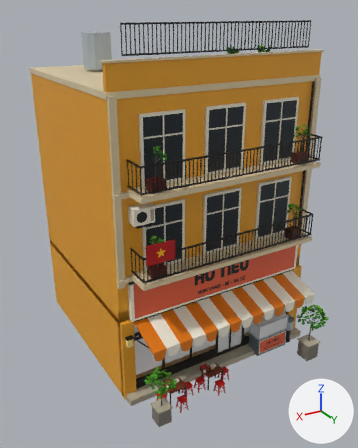
The FBX model Assets/PhoViet/Art/Streets/PV_StreetShop09.fbx, before and after one commit.
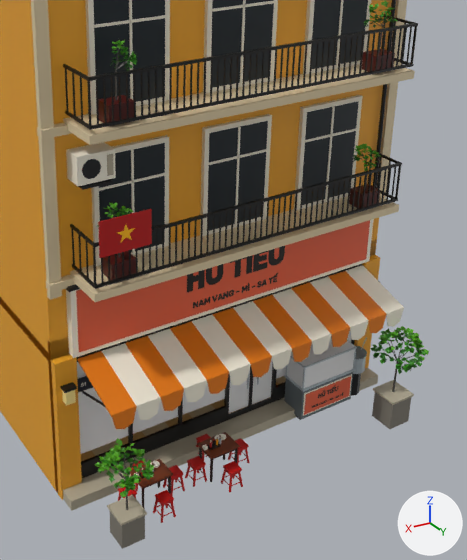
Each version appears first whole from a 50 mm lens placed at (9.86, 17.38, 13.24), pointed at (0.34, 1.51, 5.31), and next in a close-up on the part from 26% to 98% of the width and 28% to 97% of the height. Lighting does not change. The marker at lower right points along +X, +Y and +Z. The older version's two pictures come first. Objects named as collision shapes, trigger or cutter boxes, shadow casters or lower levels of detail are left out. Where no turn or scale is listed for an object, it has been applied to the vertices. Vertices at exactly the same position are counted once.

The first close-up shows 'PV_StreetShop09_LOD0'.
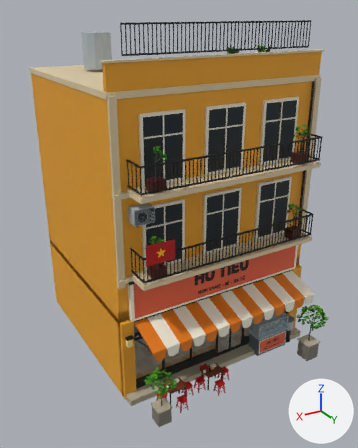
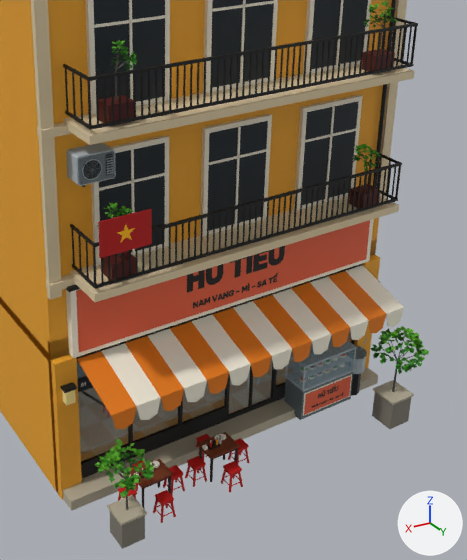
Changed parts and their boxes (x1, y1, x2, y2) in the close-ups (467 x 560 px; the box of a moved part takes in the faces that stretch with it):
```json
{"object": "PV_StreetShop09_LOD0", "change": "recoloured, surface changed, reshaped", "before": [0, 0, 429, 549], "after": [0, 0, 429, 549]}
{"part": 1, "of": "me_pv_streetshop09_lod0", "change": "moved or reshaped", "before": [82, 159, 101, 179], "on screen": "not visible afterwards"}
{"part": 2, "of": "me_pv_streetshop09_lod0", "change": "added", "after": [105, 156, 113, 176]}
{"part": 3, "of": "me_pv_streetshop09_lod0", "change": "rebuilt", "before": [66, 142, 116, 186], "after": [66, 142, 116, 186]}
{"part": 4, "of": "me_pv_streetshop09_lod0", "change": "deleted", "before": [79, 179, 113, 190]}
{"part": 5, "of": "me_pv_streetshop09_lod0", "change": "built on", "before": [107, 154, 114, 176], "after": [78, 151, 115, 185]}
```

Edits to the scene script, one JSON object a line:
```json
{"op": "set", "path": "mat_pv_streetglass.base_color", "old": "(0.8, 0.8, 0.8)", "new": "(0.32, 0.55, 0.67)", "note": "white #e7e7e7 -> cyan #99c4d6"}
{"op": "set", "path": "mat_pv_streetglass.alpha", "old": "1.0", "new": "0.22"}
{"block": "me_pv_streetshop09_lod0", "where": "# used by ob_pv_streetshop09_lod0; location = (0.0, 0.0, 0.0)"}
{"op": "remove", "block": "me_pv_streetshop09_lod0", "code": "me_pv_streetshop09_lod0.from_pydata(...)  # 14234 vertices, 11036 faces; spans x -4.23..4.23, y -3.93..6.21, z 0.0..12.93"}
{"op": "add", "block": "me_pv_streetshop09_lod0", "code": "me_pv_streetshop09_lod0.from_pydata(...)  # 14752 vertices, 11358 faces; spans x -4.23..4.23, y -3.93..6.21, z 0.0..12.93"}
{"block": "me_pv_streetshop09_lod0", "change": "me_pv_streetshop09_lod0 part 1: the loose piece of 11 vertices spanning x 3.21..3.59, y 4.34, z 7.07..7.43 is scaled about its middle by (0.132, 0, 0.132), then moved by (0.0, 0.04, 0.0)"}
{"block": "me_pv_streetshop09_lod0", "change": "me_pv_streetshop09_lod0 part 2: a new loose piece, a box spanning x 2.993..3.129, y 4.351..4.363, z 7.075..7.425, in mat_pv_streetatlas (picture img_pv_streetpalette_png)"}
{"block": "me_pv_streetshop09_lod0", "change": "me_pv_streetshop09_lod0 part 3: the loose piece of 8 vertices spanning x 2.92..3.67, y 3.91..4.33, z 6.97..7.52 is rebuilt with 16 vertices and now spans x 2.92..3.67, y 3.91..4.33, z 6.97..7.52"}
{"block": "me_pv_streetshop09_lod0", "change": "me_pv_streetshop09_lod0 part 4: the loose piece of 8 vertices spanning x 3.0..3.6, y 3.87..4.37, z 6.91..6.95 is deleted"}
{"block": "me_pv_streetshop09_lod0", "change": "me_pv_streetshop09_lod0 part 5: 8 vertices removed from x 2.97..3.09, y 4.33..4.34, z 7.05..7.45; 334 vertices added at x 2.95..3.65, y 4.33..4.37, z 7.0..7.5"}
{"block": "me_pv_streetshop09_lod0", "change": "other edits to the shape of me_pv_streetshop09_lod0 do not show in these pictures"}
```
